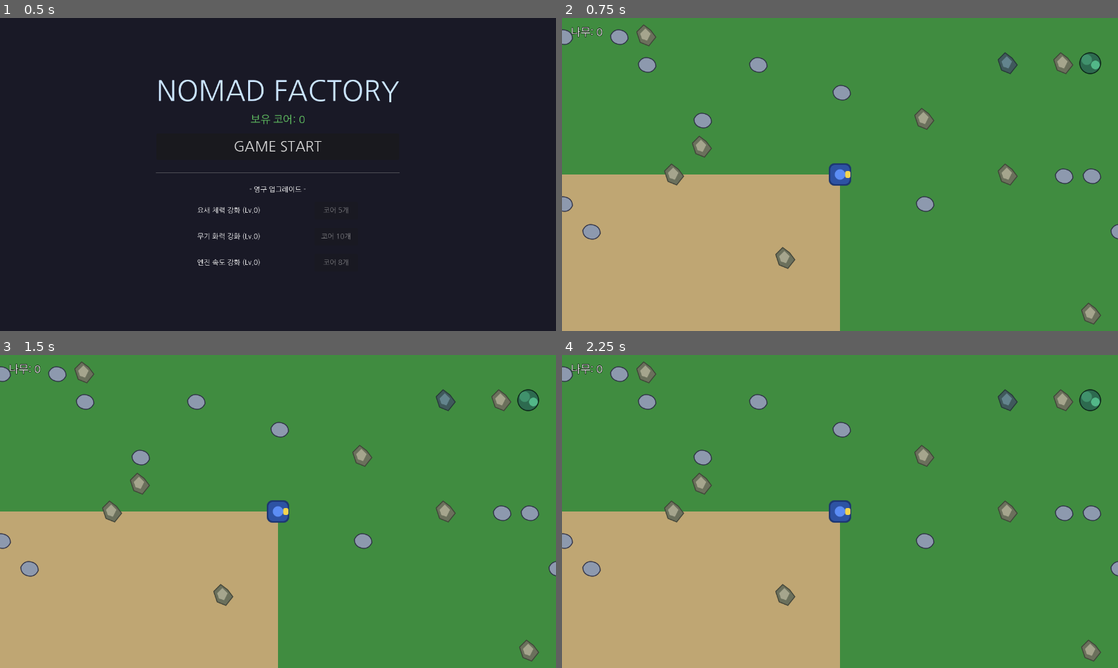
Above: before the commit, frames 1-4 (two rows, left to right).
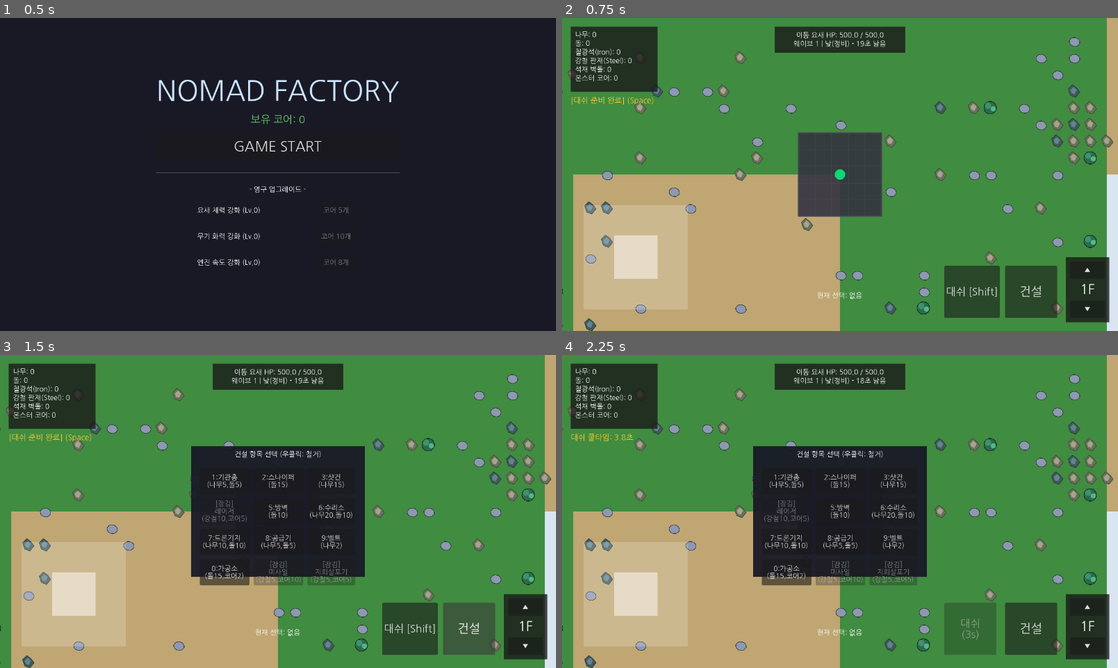
Above: after the commit, the same moments.

Repository: krWebfirewood/nomad-factory
Game: Godot game, scene res://scenes/title_screen.tscn
Two runs of this game, one before a commit and one after it. Both use one fixed random seed, a clock stepped at 60 frames per second and the inputs below.
Inputs (mouse positions are in pixels of both pictures, inside the frame that each line leads up to):
- Up to frame 1 (0.5 s): no input
- Up to frame 2 (0.75 s): click "GAME START" at 0.5 s
- Up to frame 3 (1.5 s): click (467, 630) at 1.25 s, where only the run after the commit has a clickable "건설"
- Up to frame 4 (2.25 s): click (973, 630) at 2 s, where only the run after the commit has a clickable "대쉬 [Shift]"

Frame 1 is identical in both runs. In frame 2, 29% of the frame differs, in the area x 0-100%, y 0-100%; in frame 3, 38%; in frame 4, 38%.
Error before the commit: Parse Error: Identifier "mouse_world_pos" not declared in the current scope. (res://scripts/player.gd:1544)

Commit message:
Fix undefined variable mouse_world_pos in cast_orbital_strike

Diff:
--- a/scripts/player.gd
+++ b/scripts/player.gd
@@ -1541,7 +1541,7 @@
 	var bosses = get_tree().get_nodes_in_group("boss")
 	for boss in bosses:
 		if is_instance_valid(boss):
-			var dist = boss.global_position.distance_to(mouse_world_pos)
+			var dist = boss.global_position.distance_to(target_pos)
 			if dist <= 350.0:
 				if boss.has_method("take_damage"):
 					boss.take_damage(800.0 * GameManager.stat_damage_mult, "explosive")
